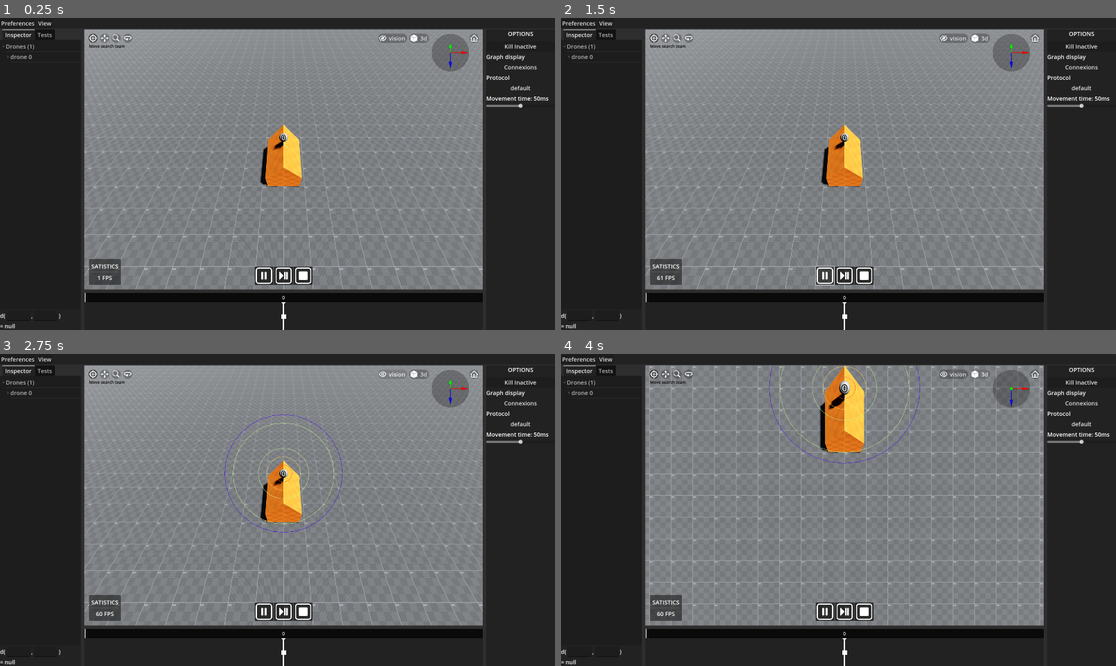
Above: before the commit, frames 1-4 (two rows, left to right).
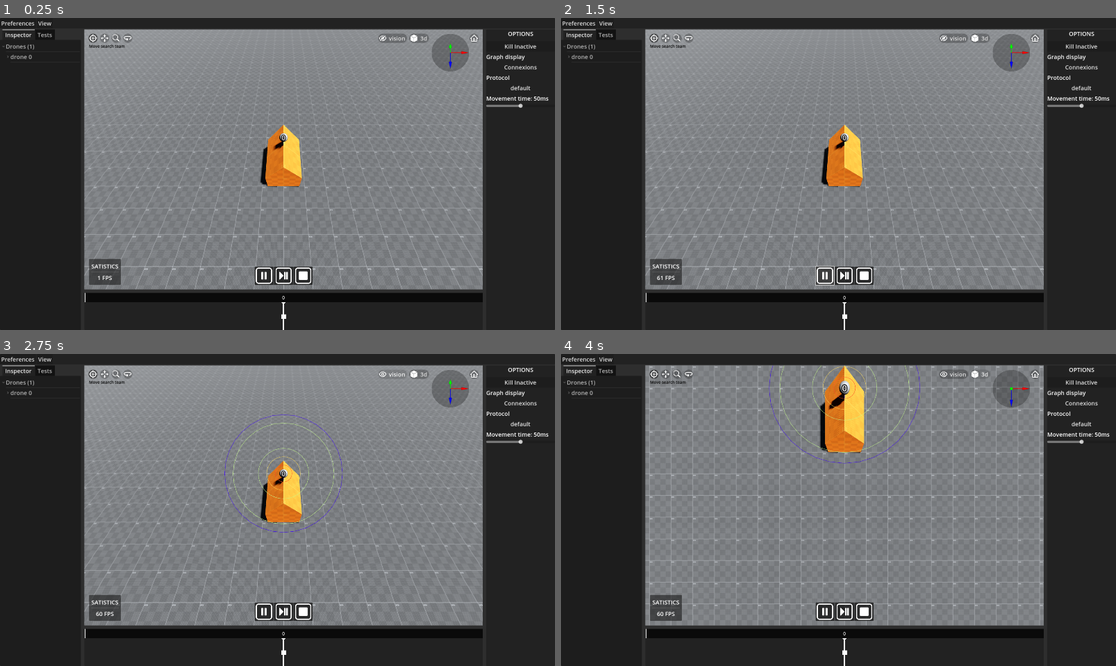
Above: after the commit, the same moments.

Repository: smallcluster/GDST
Game: Godot game, scene res://Sim/3DPlayground.tscn
Two runs of this game, one before a commit and one after it. Both use one fixed random seed, a clock stepped at 60 frames per second and the inputs below.
Inputs (mouse positions are in pixels of both pictures, inside the frame that each line leads up to):
- Up to frame 1 (0.25 s): no input
- Up to frame 2 (1.5 s): click (827, 276) at 0.5 s; click (827, 276) at 1.25 s
- Up to frame 3 (2.75 s): click "vision" at 2 s
- Up to frame 4 (4 s): click "3d" at 2.75 s; click "2d" at 3.5 s

The runs differ from the first frame. In frame 1, less than 0.1% of the frame differs, in the area x 0-11%, y 94-100%; in frame 2, less than 0.1%; in frame 3, less than 0.1%; in frame 4, less than 0.1%.

Commit message:
Removed unused distance checking UI + timeline typo

Diff:
--- a/Sim/3DPlayground.tscn
+++ b/Sim/3DPlayground.tscn
@@ -125,7 +125,7 @@
 item_3/checkable = 1
 item_3/checked = true
 item_3/id = 3
-item_4/text = "Time Line"
+item_4/text = "Timeline"
 item_4/checkable = 1
 item_4/checked = true
 item_4/id = 4
@@ -163,38 +163,6 @@
 layout_mode = 2
 size_flags_vertical = 3
 columns = 2
-
-[node name="HBoxContainer" type="HBoxContainer" parent="GUI/VBoxContainer/HSplitContainer/HSplitContainer/Panel/Inspector/VBoxContainer"]
-layout_mode = 2
-
-[node name="Label" type="Label" parent="GUI/VBoxContainer/HSplitContainer/HSplitContainer/Panel/Inspector/VBoxContainer/HBoxContainer"]
-layout_mode = 2
-text = "d("
-
-[node name="LineEdit" type="LineEdit" parent="GUI/VBoxContainer/HSplitContainer/HSplitContainer/Panel/Inspector/VBoxContainer/HBoxContainer"]
-layout_mode = 2
-
-[node name="Label3" type="Label" parent="GUI/VBoxContainer/HSplitContainer/HSplitContainer/Panel/Inspector/VBoxContainer/HBoxContainer"]
-layout_mode = 2
-text = ","
-
-[node name="LineEdit2" type="LineEdit" parent="GUI/VBoxContainer/HSplitContainer/HSplitContainer/Panel/Inspector/VBoxContainer/HBoxContainer"]
-layout_mode = 2
-
-[node name="Label4" type="Label" parent="GUI/VBoxContainer/HSplitContainer/HSplitContainer/Panel/Inspector/VBoxContainer/HBoxContainer"]
-layout_mode = 2
-text = ")"
-
-[node name="HBoxContainer2" type="HBoxContainer" parent="GUI/VBoxContainer/HSplitContainer/HSplitContainer/Panel/Inspector/VBoxContainer"]
-layout_mode = 2
-
-[node name="Label2" type="Label" parent="GUI/VBoxContainer/HSplitContainer/HSplitContainer/Panel/Inspector/VBoxContainer/HBoxContainer2"]
-layout_mode = 2
-text = "="
-
-[node name="Label4" type="Label" parent="GUI/VBoxContainer/HSplitContainer/HSplitContainer/Panel/Inspector/VBoxContainer/HBoxContainer2"]
-layout_mode = 2
-text = "null"
 
 [node name="Tests" type="TabBar" parent="GUI/VBoxContainer/HSplitContainer/HSplitContainer/Panel"]
 visible = false
@@ -582,10 +550,6 @@
 
 [connection signal="id_pressed" from="GUI/VBoxContainer/MenuBarPanel/MenuBar/Preferences" to="." method="_on_preferences_id_pressed"]
 [connection signal="id_pressed" from="GUI/VBoxContainer/MenuBarPanel/MenuBar/View" to="." method="_on_view_id_pressed"]
-[connection signal="text_changed" from="GUI/VBoxContainer/HSplitContainer/HSplitContainer/Panel/Inspector/VBoxContainer/HBoxContainer/LineEdit" to="." method="_on_dist_arg_changed"]
-[connection signal="text_submitted" from="GUI/VBoxContainer/HSplitContainer/HSplitContainer/Panel/Inspector/VBoxContainer/HBoxContainer/LineEdit" to="." method="_on_dist_arg_changed"]
-[connection signal="text_changed" from="GUI/VBoxContainer/HSplitContainer/HSplitContainer/Panel/Inspector/VBoxContainer/HBoxContainer/LineEdit2" to="." method="_on_dist_arg_changed"]
-[connection signal="text_submitted" from="GUI/VBoxContainer/HSplitContainer/HSplitContainer/Panel/Inspector/VBoxContainer/HBoxContainer/LineEdit2" to="." method="_on_dist_arg_changed"]
 [connection signal="text_changed" from="GUI/VBoxContainer/HSplitContainer/HSplitContainer/Panel/Tests/VBoxContainer/HBoxContainer/TestFolderPath" to="." method="_on_test_folder_path_text_changed"]
 [connection signal="text_submitted" from="GUI/VBoxContainer/HSplitContainer/HSplitContainer/Panel/Tests/VBoxContainer/HBoxContainer/TestFolderPath" to="." method="_on_test_folder_path_text_submitted"]
 [connection signal="pressed" from="GUI/VBoxContainer/HSplitContainer/HSplitContainer/Panel/Tests/VBoxContainer/HBoxContainer/RefreshTests" to="." method="_on_refresh_tests_pressed"]
--- a/Sim/GUI/SimPlayer/SimPlayer.tscn
+++ b/Sim/GUI/SimPlayer/SimPlayer.tscn
@@ -100,7 +100,7 @@
 grow_vertical = 2
 theme_override_colors/font_color = Color(1, 0, 0, 1)
 theme_override_font_sizes/font_size = 24
-text = "Time line is updating"
+text = "Timeline is updating"
 horizontal_alignment = 1
 vertical_alignment = 1
 uppercase = true
--- a/Sim/Scripts/3DPlayground.gd
+++ b/Sim/Scripts/3DPlayground.gd
@@ -413,40 +413,6 @@
 func _on_test_folder_path_text_submitted(new_text):
 	list_tests()
 
-
-func _on_dist_arg_changed(new_text):
-	var in1 = $GUI/VBoxContainer/HSplitContainer/HSplitContainer/Panel/Inspector/VBoxContainer/HBoxContainer/LineEdit
-	var in2 = $GUI/VBoxContainer/HSplitContainer/HSplitContainer/Panel/Inspector/VBoxContainer/HBoxContainer/LineEdit2
-	var out = $GUI/VBoxContainer/HSplitContainer/HSplitContainer/Panel/Inspector/VBoxContainer/HBoxContainer2/Label4
-
-	if in1.text.is_valid_int() and in2.text.is_valid_int():
-		var id1 = in1.text.to_int()
-		var id2 = in2.text.to_int()
-		if id1 in _drone_tree_index and id2 in _drone_tree_index:
-			var item1 := _scene_tree_root.get_child(_drone_tree_index[id1])
-			var item2 := _scene_tree_root.get_child(_drone_tree_index[id2])
-
-			var p1 = []
-			for c in item1.get_children():
-				if c.get_text(0) == "position":
-					for x in c.get_children():
-						p1.append(x.get_text(1).to_float())
-					break
-			var p2 = []
-			for c in item2.get_children():
-				if c.get_text(0) == "position":
-					for x in c.get_children():
-						p2.append(x.get_text(1).to_float())
-					break
-			var d = (p1[0]-p2[0])*(p1[0]-p2[0]) + (p1[2]-p2[2])*(p1[2]-p2[2])
-			out.text = str(d)
-
-		else:
-			out.text = "null"
-	else:
-		out.text = "null"
-
-
 func _on_save_test_pressed():
 	var pos_format_check : CheckBox = $GUI/VBoxContainer/HSplitContainer/HSplitContainer/Panel/Tests/VBoxContainer/TestSavingContainer/RelativePos
 	var frame = sim_player.get_current_frame()
--- a/Sim/Scripts/GUI/SimPlayer.gd
+++ b/Sim/Scripts/GUI/SimPlayer.gd
@@ -63,7 +63,7 @@
 	_selected_frame = _next_n
 	_prev_selected_frame = _next_n
 	_frame_added = true
-	$WaningPanel/TopBar2/Label.text = "Time line is updating (frame: "+str(_next_n)+")"
+	$WaningPanel/TopBar2/Label.text = "Timeline is updating (frame: "+str(_next_n)+")"
 	_next_n += 1
 
 func create_frame(n : int, states : Array[Dictionary], target : Vector2):
